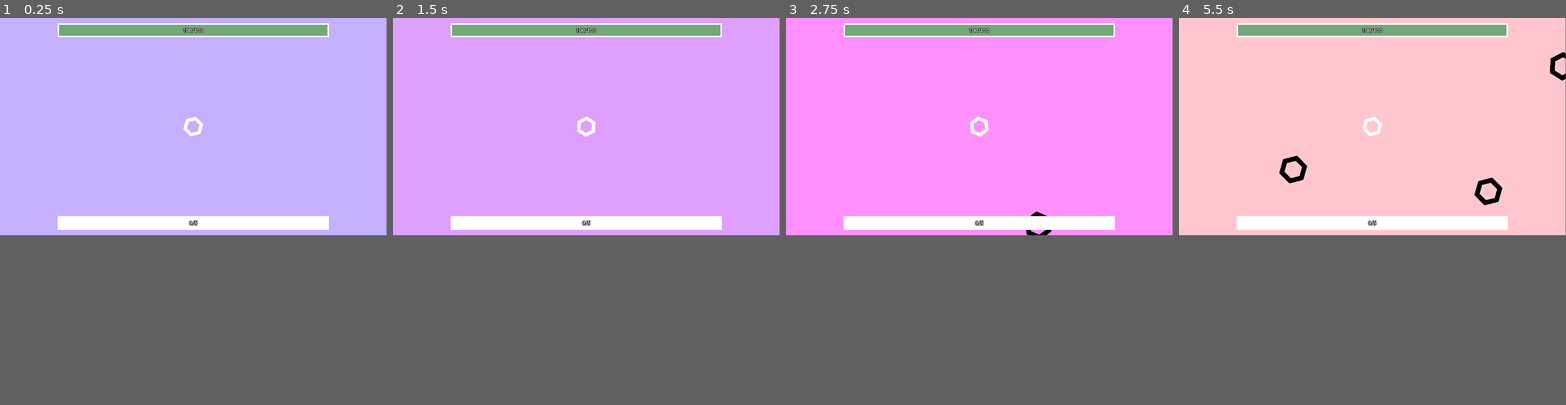
Above: before the commit, frames 1-4 (left to right).
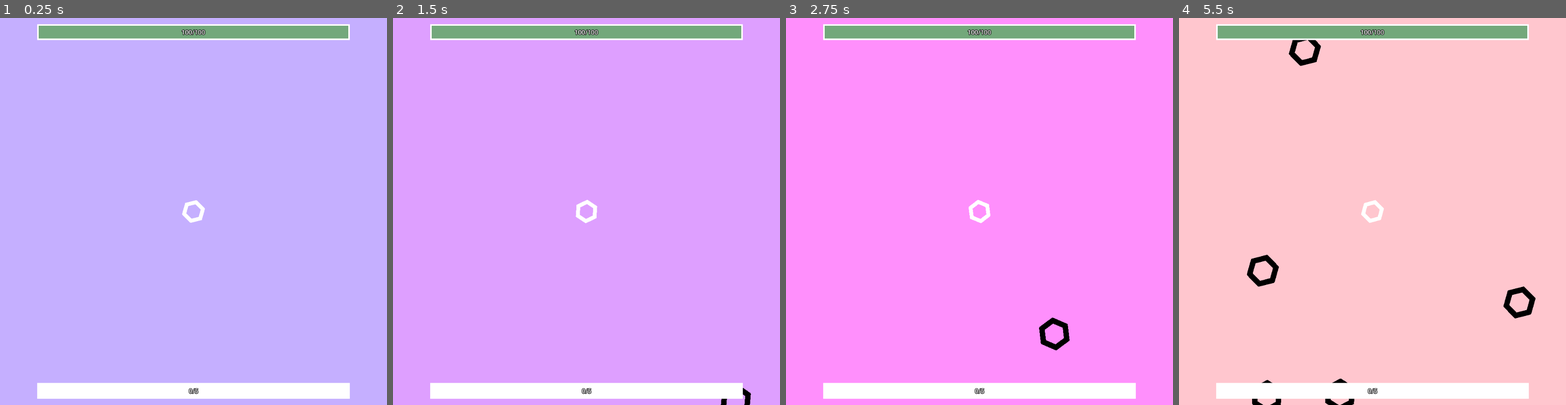
Above: after the commit, the same moments.

Repository: pharnisch/Hexagonal-Havoc
Game: Godot game, scene res://map_1.tscn
The game is run twice, just before and just after one commit, with the same random seed, the same clock (stepped at 60 frames per second) and the same inputs.
Inputs:
- Up to frame 1 (0.25 s): no input
- Up to frame 2 (1.5 s): hold Right (ui_right) 0.53-1.28 s; tap Enter at 1.25 s; hold Down (ui_down) from 1.28 s (still down)
- Up to frame 3 (2.75 s): release Down (ui_down) at 2.03 s; hold Right (ui_right) from 2.03 s (still down)
- Up to frame 4 (5.5 s): release Right (ui_right) at 2.78 s; hold Up (ui_up) 2.78-3.53 s; hold Left (ui_left) 3.53-5.03 s; hold Down (ui_down) from 5.03 s (still down)
In our replay, the window is 799x449 before the commit and 800x800 after it. These sizes can differ from the game's own. Grey fills any space a smaller window leaves; there, only what the larger window draws over its background counts as a difference.

The runs differ from the first frame. In frame 1, 7.7% of the frame differs, in the area x 9-91%, y 1-99%; in frame 2, 7.8%; in frame 3, 8.1%; in frame 4, 9.4%, in the area x 9-100%, y 1-100%.

Commit message:
.

Diff:
--- a/SkillSystem.gd
+++ b/SkillSystem.gd
@@ -175,19 +175,19 @@
 		circle = {
 			learned = true,
 
-			casting_speed = 5,
+			casting_speed = 0,
 			damage = 0,
 			crit = 0,
 			crit_factor = 0,
-			living_time = 5,
+			living_time = 0,
 			#ultimate_proc = 0,
 
 			#travel_speed = 500,
-			indestructable = 5,
+			indestructable = 0,
 			#growing_speed = 0.05,
-			attack_range = 5,
-			bounce = 5,
-			split = 5,
+			attack_range = 0,
+			bounce = 0,
+			split = 0,
 
 			element = null,
 		},
--- a/hexagon_enemy_i.gd
+++ b/hexagon_enemy_i.gd
@@ -48,10 +48,10 @@
 		self.movement_speed = 200 * movement_speed_factor
 	elif walking_variant == 2:
 		v = velocity
-		self.movement_speed = 75 * movement_speed_factor
+		self.movement_speed = 65 * movement_speed_factor
 	elif walking_variant == 3:
 		v = velocity
-		self.movement_speed = 90 * movement_speed_factor
+		self.movement_speed = 75 * movement_speed_factor
 		self.direction_change_interval = 7
 	elif walking_variant == 4:
 		v = Vector2(cos*velocity.x + sin*velocity.y, - sin*velocity.x + cos*velocity.y)
--- a/map_1.gd
+++ b/map_1.gd
@@ -52,7 +52,7 @@
 				var new_enemy = sub_wave["enemy_type"].instantiate()
 				new_enemy.walking_variant = sub_wave["walking_variant"]
 				new_enemy.melee_dmg *= (1 + (sub_wave["difficulty_scale"] - 1)/ 5.)
-				new_enemy.exp_worth *= (1 + (sub_wave["difficulty_scale"] - 1)/ 1.5)
+				new_enemy.exp_worth *= 1 * (1 + (sub_wave["difficulty_scale"] - 1)/ 1.5)
 				new_enemy.movement_speed_factor *= (1 + (sub_wave["difficulty_scale"] - 1)/ 10.)
 
 				new_enemy.position = sp
@@ -99,7 +99,8 @@
 	var hp_ratio = hp.health/hp.max_health #(hp.health/hp.max_health + self.agony) / 2.
 	var duration = 5 #self.rng.randi_range(5,20)
 	var shapes = [self.square_wave, self.circle_wave]
-	var difficulty_coefficient = 1 + wave_ind*wave_ind*wave_ind*wave_ind*0.0000001+ wave_ind * 0.05 + wave_ind * 0.1 * self.agony + wave_ind * 0.01 * hp_ratio
+	var wi = wave_ind # +100
+	var difficulty_coefficient = 1 + wi*wi*wi*wi*0.0000001+ wi * 0.05 + wi * 0.1 * self.agony + wi * 0.01 * hp_ratio
 	#print("difficulty: ", difficulty_coefficient)
 	var new_wave = {
 		"duration": duration,
--- a/project.godot
+++ b/project.godot
@@ -14,6 +14,11 @@
 run/main_scene="res://map_1.tscn"
 config/features=PackedStringArray("4.2", "Forward Plus")
 config/icon="res://icon.svg"
+
+[display]
+
+window/size/viewport_width=1000
+window/size/viewport_height=1000
 
 [dotnet]
 
--- a/weapon.gd
+++ b/weapon.gd
@@ -74,7 +74,7 @@
 
 func equip_triangle_shield(bullet_template):
 	var new_bullet = bullet_template.instantiate()
-	new_bullet.damage = 10 * 10 * (1 + self.skill_state.triangle.damage / 10. + self.skill_state.damage / 30.)
+	new_bullet.damage = 10 * 9 * (1 + self.skill_state.triangle.damage / 10. + self.skill_state.damage / 30.)
 	new_bullet.living_time = 4.5 * (1 + self.skill_state.triangle.living_time / 4. + self.skill_state.living_time / 8.)
 	new_bullet.crit = 0.05 + 1. * (self.skill_state.triangle.crit / 8. + self.skill_state.crit / 20.)
 	new_bullet.crit_factor = 1.5 * (1 + self.skill_state.triangle.crit_factor / 5. + self.skill_state.crit_factor / 10.)
@@ -88,10 +88,10 @@
 
 func equip_triangle_surrounding(bullet_template):
 	var new_bullet = bullet_template.instantiate()
-	new_bullet.damage = 10 * 3 * (1 + self.skill_state.triangle.damage / 10. + self.skill_state.damage / 30.)
+	new_bullet.damage = 10 * 1. * (1 + self.skill_state.triangle.damage / 10. + self.skill_state.damage / 30.)
 	new_bullet.living_time = 15 * (1 + self.skill_state.triangle.living_time / 4. + self.skill_state.living_time / 8.)
 	new_bullet.crit = 0.05 + 1. * (self.skill_state.triangle.crit / 8. + self.skill_state.crit / 20.)
-	new_bullet.crit_factor = 1.5 * (1 + self.skill_state.triangle.crit_factor / 5. + self.skill_state.crit_factor / 10.)
+	new_bullet.crit_factor = 3. * (1 + self.skill_state.triangle.crit_factor / 5. + self.skill_state.crit_factor / 10.)
 
 	new_bullet.scale_up(0.3)
 	new_bullet.get_node("TriangleShape").growing_speed = 0.05 * (1 + self.skill_state.triangle.growing_speed / 3.)
@@ -126,9 +126,9 @@
 	new_bullet.damage = 10 * 8 * (1 + self.skill_state.line.damage / 10. + self.skill_state.damage / 30.)
 	new_bullet.living_time = 0.5 * (1 + self.skill_state.line.living_time / 4. + self.skill_state.living_time / 8.)
 	new_bullet.crit = 0.05 + 1. * (self.skill_state.line.crit / 8. + self.skill_state.crit / 20.)
-	new_bullet.crit_factor = 1.5 * (1 + self.skill_state.line.crit_factor / 5. + self.skill_state.crit_factor / 10.)
+	new_bullet.crit_factor = 2.0 * (1 + self.skill_state.line.crit_factor / 5. + self.skill_state.crit_factor / 10.)
 	#new_bullet.destructable = !self.skill_state.line.indestructable
-	new_bullet.destructable = !(self.rng.randf_range(0,1) <= self.skill_state.line.indestructable * 0.1)
+	new_bullet.destructable = !(self.rng.randf_range(0,1) <= self.skill_state.line.indestructable * 0.15)
 	owner.owner.add_child(new_bullet)
 
 func beam_sun(bullet_template, main_target_position):
@@ -153,23 +153,24 @@
 		var product = living_time_multiplier * 1
 		new_bullet.living_time = product
 		new_bullet.crit = 0.05 + 1. * (self.skill_state.circle.crit / 8. + self.skill_state.crit / 20.)
-		new_bullet.crit_factor = 1.5 * (1 + self.skill_state.circle.crit_factor / 5. + self.skill_state.crit_factor / 10.)
-		new_bullet.bounce = self.skill_state.circle.bounce * 0.15
+		# bullet has higher crit factor from start!
+		new_bullet.crit_factor = 2 * (1 + self.skill_state.circle.crit_factor / 5. + self.skill_state.crit_factor / 10.)
+		new_bullet.bounce = self.skill_state.circle.bounce * 0.20
 
 		#new_bullet.destructable = !self.skill_state.circle.indestructable
-		new_bullet.destructable = !(self.rng.randf_range(0,1) <= self.skill_state.circle.indestructable * 0.1)
+		new_bullet.destructable = !(self.rng.randf_range(0,1) <= self.skill_state.circle.indestructable * 0.15)
 		new_bullet.split = self.skill_state.circle.split
 	else: # square
 		new_bullet.damage = 10 * 20 * (1 + self.skill_state.square.damage / 10. + self.skill_state.damage / 30.)
 		new_bullet.living_time = 2 * (1 + self.skill_state.square.living_time / 4. + self.skill_state.living_time / 8.)
 		new_bullet.crit = 0.05 + 1. * (self.skill_state.square.crit / 8. + self.skill_state.crit / 20.)
-		new_bullet.crit_factor = 1.5 * (1 + self.skill_state.square.crit_factor / 5. + self.skill_state.crit_factor / 10.)
+		new_bullet.crit_factor = 1.2 * (1 + self.skill_state.square.crit_factor / 5. + self.skill_state.crit_factor / 10.)
 
 		#new_bullet.get_node("SquareShape").growing_speed = 0.05 * (1 + self.skill_state.square.growing_speed / 10.)
 		#new_bullet.get_node("SquareShape").rotation_speed = 1 * (1 + self.skill_state.square.rotation_speed / 10.)
 		new_bullet.collapsing = self.rng.randf_range(0,1) <= (self.skill_state.square.collapsing * 0.1)
-		new_bullet.stun_chance = 0.15 + self.skill_state.square.stun_chance * 0.15
-		new_bullet.stun_time = 0.75 + self.skill_state.square.stun_time * 0.75
+		new_bullet.stun_chance = 0.1 + self.skill_state.square.stun_chance * 0.1
+		new_bullet.stun_time = 0.50 + self.skill_state.square.stun_time * 0.25
 
 		if square_echo:
 			new_bullet.damage = new_bullet.damage / 4.
@@ -212,7 +213,7 @@
 	#print(new_skill_state)
 	self.skill_state = new_skill_state
 
-	self.reload_time_circle = 1.1 / (1 + self.skill_state.circle.casting_speed / 10. + self.skill_state.casting_speed / 30.)
+	self.reload_time_circle = 0.9 / (1 + self.skill_state.circle.casting_speed / 10. + self.skill_state.casting_speed / 30.)
 
 	if self.skill_state.line.learned:
 		if self.reload_time_line > 999999:
